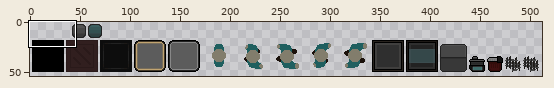
Two versions of one sprite sheet, res/gfx/graphics.png. The first picture is a wide view before the edit; the outline marks the close-up.
Close-up. As it was:
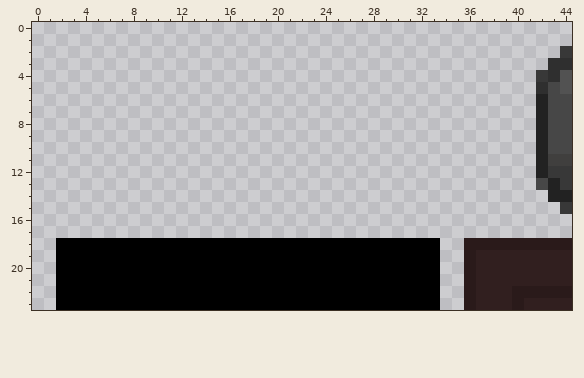
The file is 512x64 pixels. Colours within 5 levels of each other are drawn and written as one. Shown: x 0..44, y 0..23. The old version is drawn lined up with the new one. The wide view leaves out empty margins.
And afterwards:
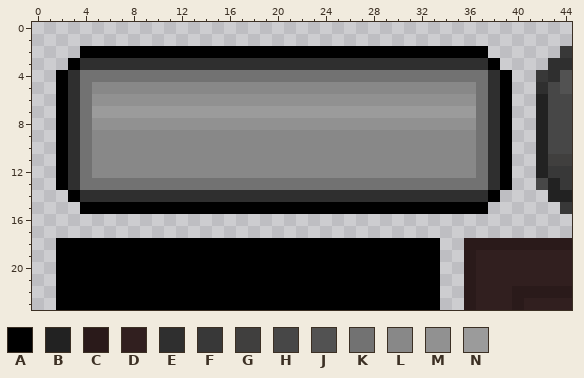
Palette (. is transparent): A #000000  B #222222  C #2a1a1a  D #311f1f  E #2f2f2f  F #383838  G #403f3e  H #474747  J #525252  K #727272  L #888888  M #919191  N #9b9b9b
The edit:
drawings rearranged on the sheet (the old picture shows each at its new place)
The edit adds colour A in row 2 at x 4 to 37; in row 3 at x 3 and 38; in rows 4 to 13 at x 2 and 39; in row 14 at x 3 and 38; in row 15 at x 4 to 37.
The edit adds colour E in row 3 at x 4 to 37; in rows 4 to 13 at x 3 and 38; in row 14 at x 4 to 37.
The edit adds colour K in row 4 at x 4 to 37; in rows 5 to 12 at x 4 and 37; in row 13 at x 4 to 37.
The edit adds colour L in row 5 at x 5 to 36; in rows 9 to 12 at x 5 to 36.
The edit adds colour M in row 6 at x 5 to 36; in row 8 at x 5 to 36.
The edit adds colour N in row 7 at x 5 to 36.
